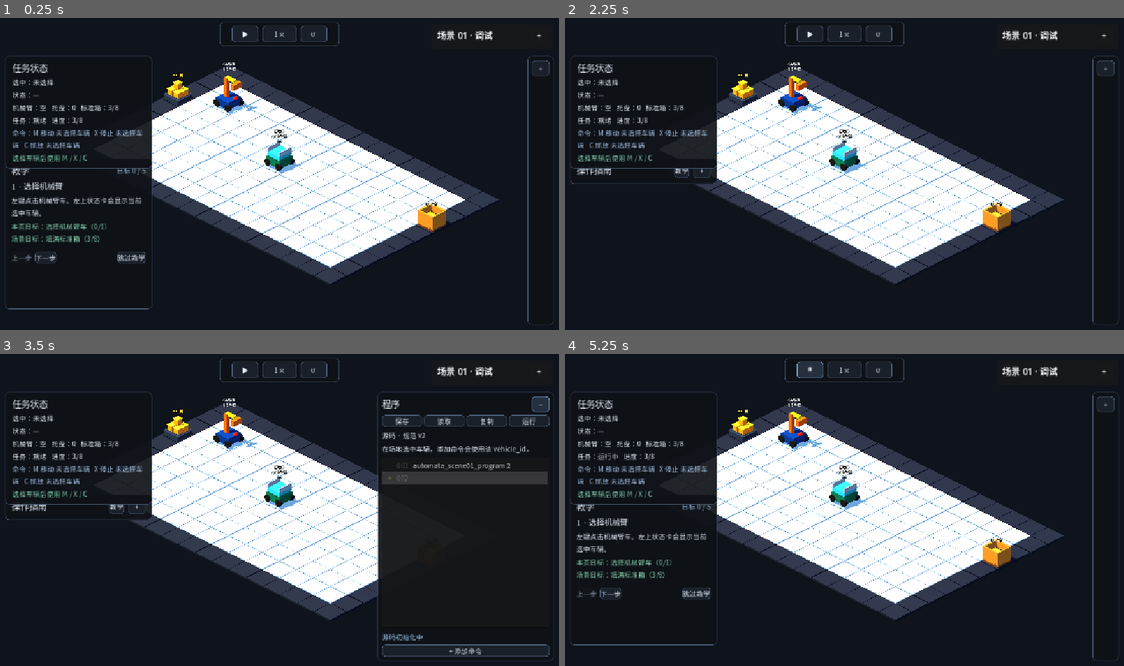
Above: before the commit, frames 1-4 (two rows, left to right).
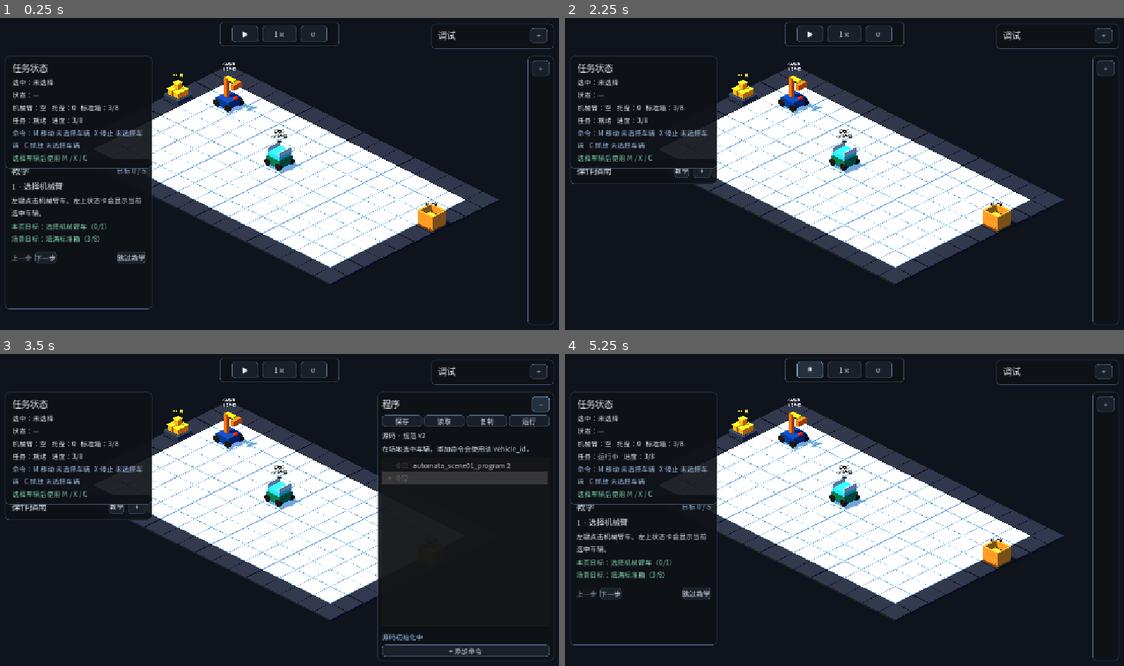
Above: after the commit, the same moments.

Repository: Ri0n72Y/automata
Game: Godot game, scene res://scenes/scene_01/scene_01_basic_packing.tscn
The game is run twice, just before and just after one commit, with the same random seed, the same clock (stepped at 60 frames per second) and the same inputs.
Inputs:
- Up to frame 1 (0.25 s): no input
- Up to frame 2 (2.25 s): click "下一步" at 0.5 s; click "上一步" at 1.25 s; click "跳过教学" at 2 s
- Up to frame 3 (3.5 s): click "+" at 2.75 s
- Up to frame 4 (5.25 s): click "−" at 3.5 s; click "教学" at 4.25 s; click "▶" at 5 s

The runs differ from the first frame. In frame 1, 0.3% of the frame differs, in the area x 77-99%, y 2-10%; in frame 2, 0.3%; in frame 3, 0.3%; in frame 4, 0.3%.

Commit message:
[codex]refactor(scene-01): align Debug with shared UI theme

Diff:
--- a/scenes/scene_01/components/scene_01_debug_ui.tscn
+++ b/scenes/scene_01/components/scene_01_debug_ui.tscn
@@ -1,6 +1,7 @@
-[gd_scene load_steps=2 format=3]
+[gd_scene load_steps=3 format=3]
 
 [ext_resource type="Script" path="res://scripts/scene_01/scene_01_debug_controls.gd" id="1_debug_controls"]
+[ext_resource type="Theme" path="res://scenes/scene_01/components/scene_01_ui_theme.tres" id="2_theme"]
 
 [node name="DebugUIRoot" type="CanvasLayer"]
 script = ExtResource("1_debug_controls")
@@ -13,6 +14,7 @@
 grow_horizontal = 2
 grow_vertical = 2
 mouse_filter = 2
+theme = ExtResource("2_theme")
 
 [node name="Panel" type="PanelContainer" parent="RootControl"]
 unique_name_in_owner = true
@@ -45,7 +47,7 @@
 [node name="Title" type="Label" parent="RootControl/Panel/Margin/VBox/HeaderRow"]
 layout_mode = 2
 size_flags_horizontal = 3
-text = "场景 01 · 调试"
+text = "调试"
 theme_override_font_sizes/font_size = 18
 
 [node name="CollapseButton" type="Button" parent="RootControl/Panel/Margin/VBox/HeaderRow"]
